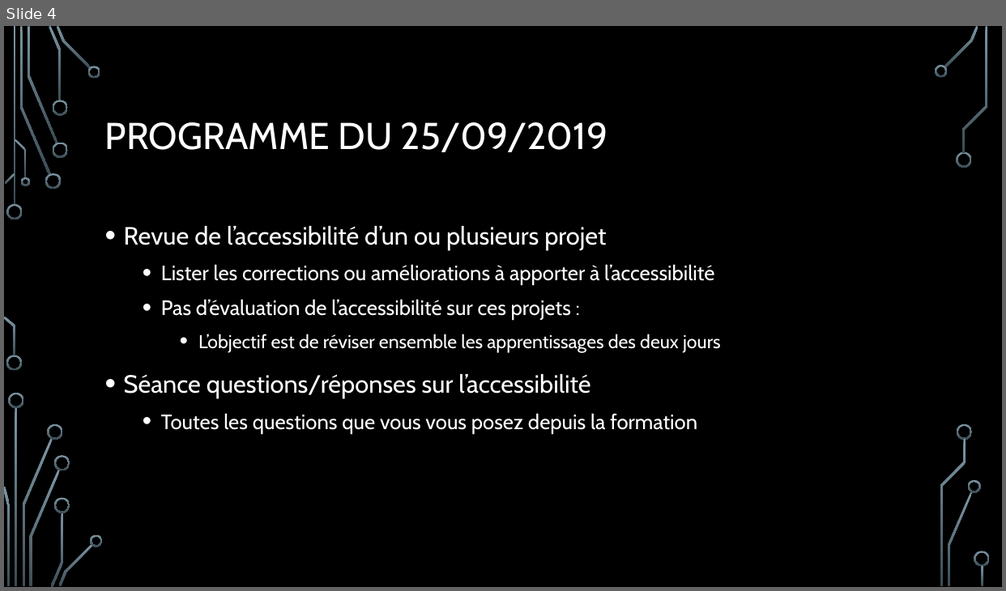
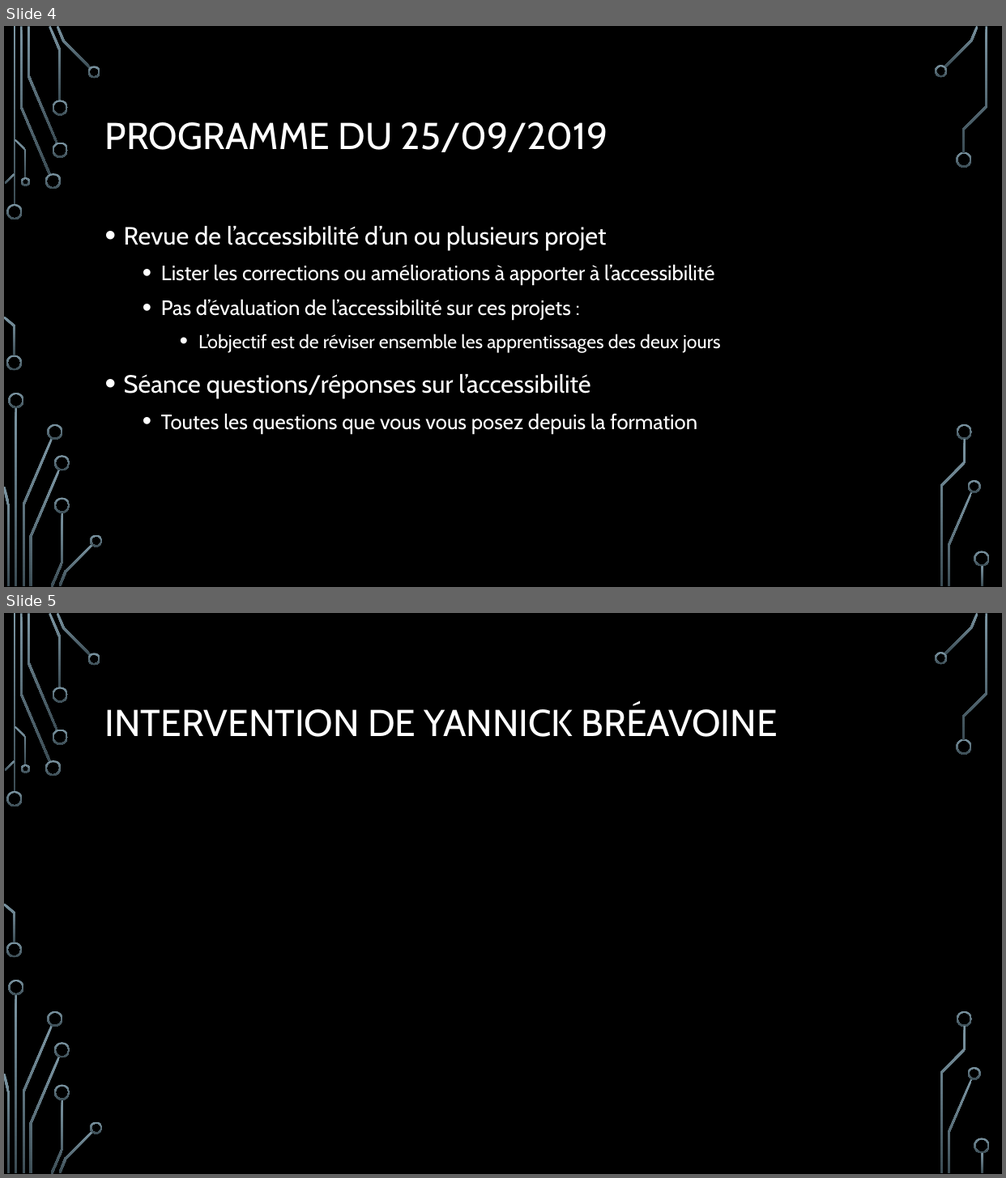
Before and after one commit to n-chardon/enc-a11y-training, a slide deck: presentations/Retours sur la journée 1.pptx. Shown one above the other, each under a label of ours: slide 4 before the commit, slides 4 and 5 after it. The pictures are 1006x591 and 1006x1178 pixels, drawn with LibreOffice and Linux fonts; fonts in the diff are those of the drawing; background and template pictures are left out. Boxes give left, top, right and bottom in pixels: in the first picture for what was removed or moved away, otherwise in the second. Text is boxed around its words. In the diff, an @@ line names an element or a change of style, - is before the commit and + after.

```diff
--- a/presentations/Retours sur la journée 1.pptx
+++ b/presentations/Retours sur la journée 1.pptx
@@ slide 5 added at (x1=4, y1=613, x2=1002, y2=1174), background picture (left out); not listed: 36 template elements that a slide beside it also shows @@
@@ title added at (x1=105, y1=705, x2=778, y2=737), 36 pt, text #FFFFFF @@
+INTERVENTION DE YANNICK BRÉAVOINE
```
Also in this commit, not shown: 1 other slide added.
